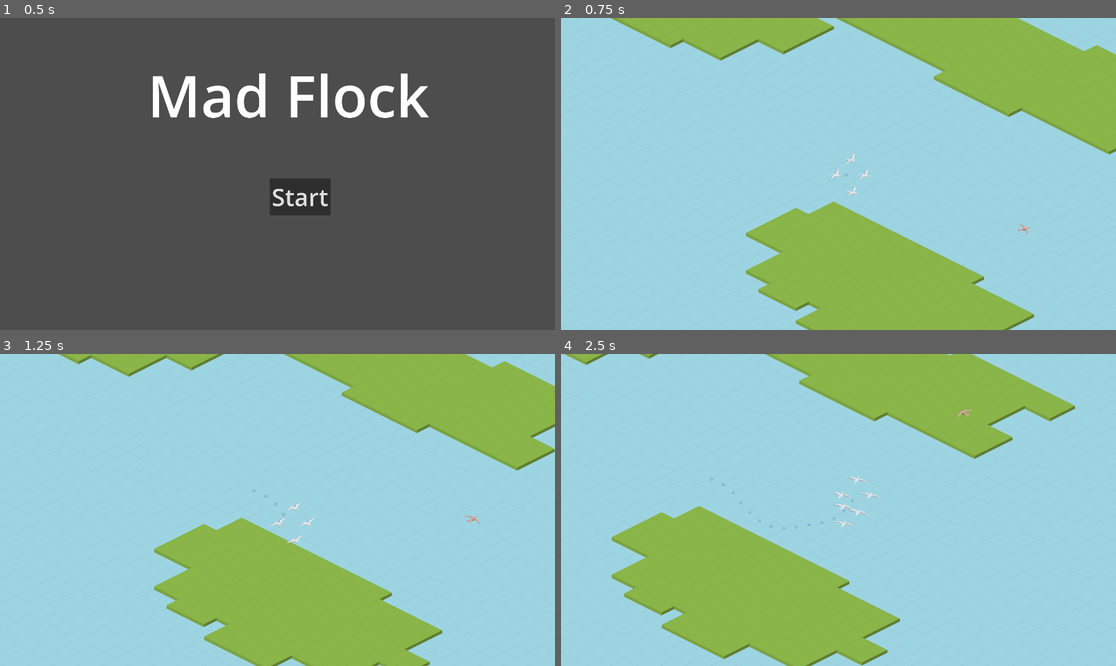
Above: before the commit, frames 1-4 (two rows, left to right).
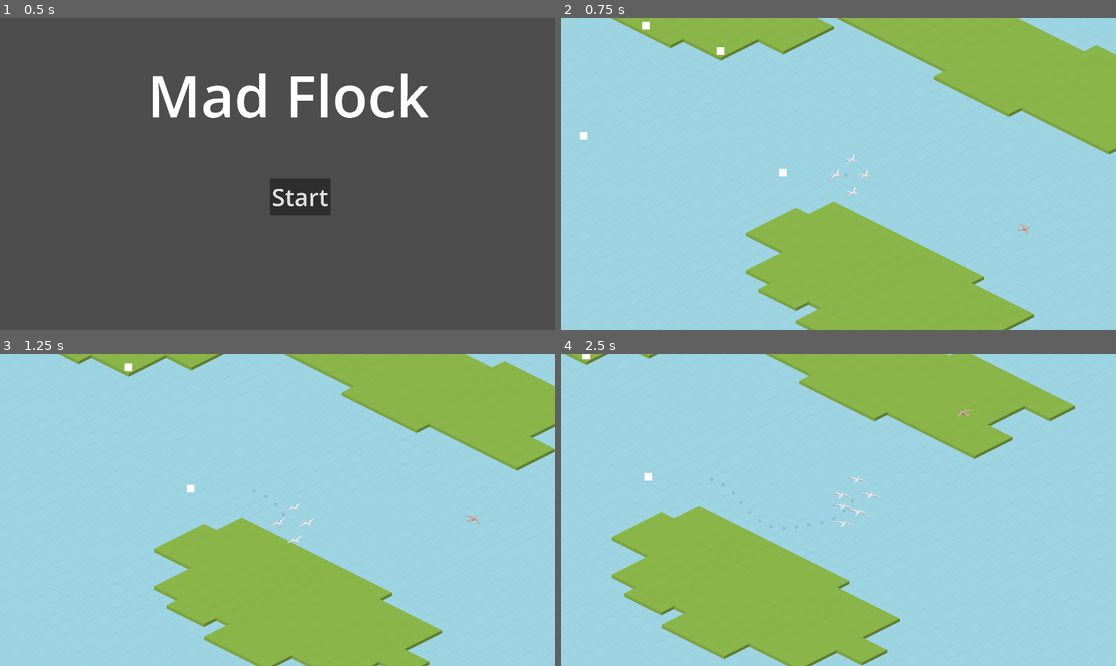
Above: after the commit, the same moments.

Repository: namatoj/nordicgamejam2024_seagull
Game: Godot game, scene res://scenes/title_screen.tscn
The game is run twice, just before and just after one commit, with the same random seed, the same clock (stepped at 60 frames per second) and the same inputs.
Inputs (mouse positions are in pixels of both pictures, inside the frame that each line leads up to):
- Up to frame 1 (0.5 s): no input
- Up to frame 2 (0.75 s): click "Start" at 0.5 s
- Up to frame 3 (1.25 s): no input
- Up to frame 4 (2.5 s): move the mouse to (960, 494) at 1.27 s; tap Space (Action) at 1.35, 2.1 s; move the mouse to (727, 525) at 2.02 s

Frame 1 is identical in both runs. In frame 2, 0.1% of the frame differs, in the area x 3-41%, y 1-51%; in frame 3, less than 0.1%; in frame 4, less than 0.1%.

Commit message:
pick up seagull

Diff:
--- a/entities/loop_summon.gd
+++ b/entities/loop_summon.gd
@@ -1,4 +1,5 @@
 extends Area2D
+signal picked_up_seagull
 
 var polygon_points = []
 
@@ -17,7 +18,9 @@
 		polygon_points = []
 
 func _on_body_entered(body):
-	print("Entered collison polygon ", body)
+	if body.is_in_group("sittingSeagulls"):
+		emit_signal("picked_up_seagull")
+		body.queue_free()
 
 func _on_removal_timer_timeout():
 	queue_free()
--- a/entities/loop_summon.tscn
+++ b/entities/loop_summon.tscn
@@ -44,7 +44,6 @@
 
 [node name="RemovalTimer" type="Timer" parent="."]
 
-[connection signal="area_entered" from="." to="." method="_on_area_entered"]
 [connection signal="body_entered" from="." to="." method="_on_body_entered"]
 [connection signal="timeout" from="RemovalTimer" to="." method="_on_timer_timeout"]
 [connection signal="timeout" from="RemovalTimer" to="." method="_on_removal_timer_timeout"]
--- /dev/null
+++ b/entities/seagull/sitting_seagull.tscn
@@ -0,0 +1,15 @@
+[gd_scene load_steps=2 format=3 uid="uid://b7askbjtprtsp"]
+
+[sub_resource type="RectangleShape2D" id="RectangleShape2D_cfdv4"]
+size = Vector2(40, 40)
+
+[node name="StaticBody2D" type="StaticBody2D"]
+
+[node name="CollisionShape2D" type="CollisionShape2D" parent="."]
+shape = SubResource("RectangleShape2D_cfdv4")
+
+[node name="ColorRect" type="ColorRect" parent="."]
+offset_left = -20.0
+offset_top = -20.0
+offset_right = 20.0
+offset_bottom = 20.0
--- a/scenes/level_1.tscn
+++ b/scenes/level_1.tscn
@@ -1,9 +1,10 @@
-[gd_scene load_steps=5 format=3 uid="uid://dwo5n4s0u5xig"]
+[gd_scene load_steps=6 format=3 uid="uid://dwo5n4s0u5xig"]
 
 [ext_resource type="PackedScene" uid="uid://7lussdms2lva" path="res://scenes/tile_map.tscn" id="1_j1hdi"]
 [ext_resource type="Script" path="res://scripts/level_1.gd" id="1_kmv8a"]
 [ext_resource type="PackedScene" uid="uid://c424xis6gej4s" path="res://entities/seagull/player_flock.tscn" id="2_0kmc0"]
 [ext_resource type="PackedScene" uid="uid://dback3wr4uenj" path="res://entities/raptor/raptor.tscn" id="3_fhjpq"]
+[ext_resource type="PackedScene" uid="uid://b7askbjtprtsp" path="res://entities/seagull/sitting_seagull.tscn" id="5_5uwll"]
 
 [node name="main" type="Node2D"]
 script = ExtResource("1_kmv8a")
@@ -16,4 +17,18 @@
 [node name="Raptor" parent="." instance=ExtResource("3_fhjpq")]
 position = Vector2(912, 306)
 
+[node name="SittingSeagulls" type="Node" parent="."]
+
+[node name="SittingSeagull2" parent="SittingSeagulls" groups=["sittingSeagulls"] instance=ExtResource("5_5uwll")]
+position = Vector2(-264, -4)
+
+[node name="SittingSeagull3" parent="SittingSeagulls" groups=["sittingSeagulls"] instance=ExtResource("5_5uwll")]
+position = Vector2(-1298, -196)
+
+[node name="SittingSeagull4" parent="SittingSeagulls" groups=["sittingSeagulls"] instance=ExtResource("5_5uwll")]
+position = Vector2(-974, -767)
+
+[node name="SittingSeagull" parent="SittingSeagulls" groups=["sittingSeagulls"] instance=ExtResource("5_5uwll")]
+position = Vector2(-587, -635)
+
 [connection signal="place_marker" from="Player Flock" to="." method="_on_player_flock_place_marker"]
--- a/scripts/level_1.gd
+++ b/scripts/level_1.gd
@@ -22,6 +22,7 @@
 			polygon_points.append(marker_in_loop.position)
 
 		var summon = loop_summon.instantiate()
+		summon.picked_up_seagull.connect(_on_picked_up_seagull)
 		summon.polygon_points = polygon_points
 		add_child(summon)
 
@@ -54,3 +55,6 @@
 	if len(trail_markers) > max_trail_length:
 		var last_marker = trail_markers.pop_front()
 		last_marker.queue_free()
+
+func _on_picked_up_seagull():
+	$"Player Flock".add_seagull()
